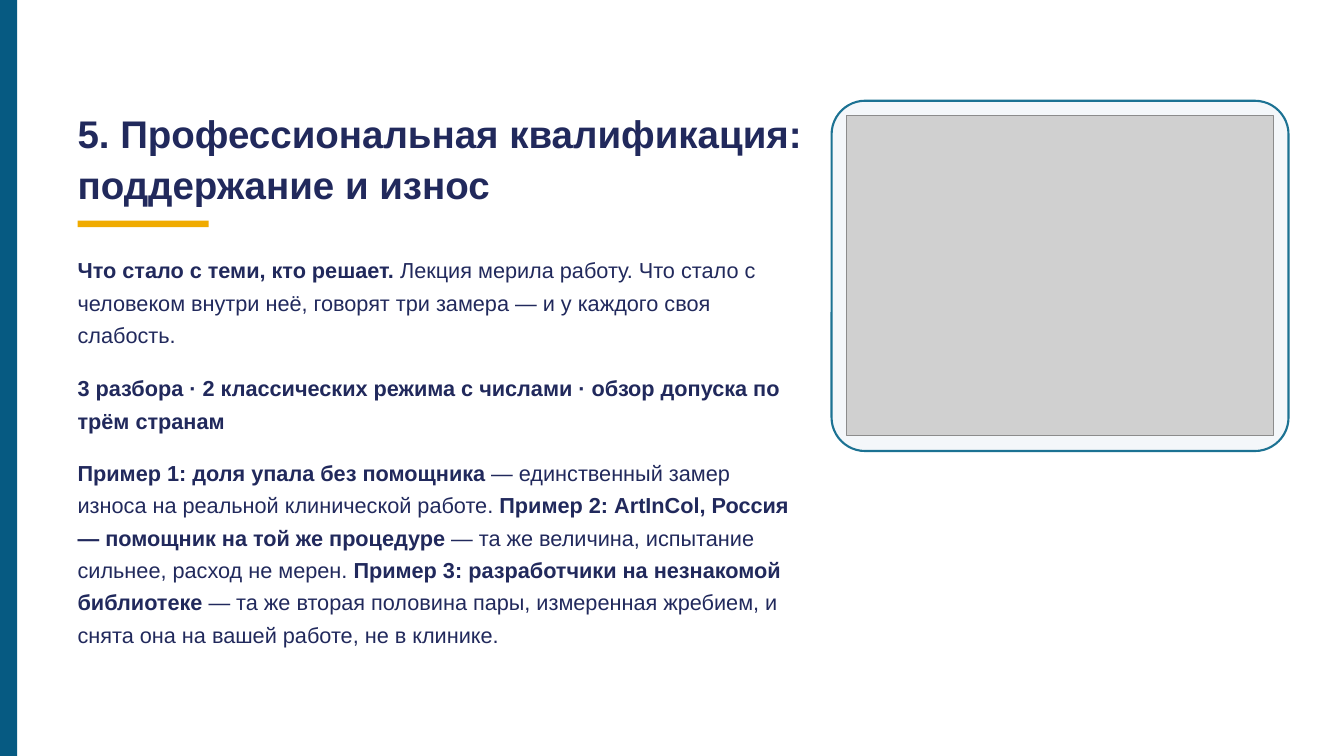
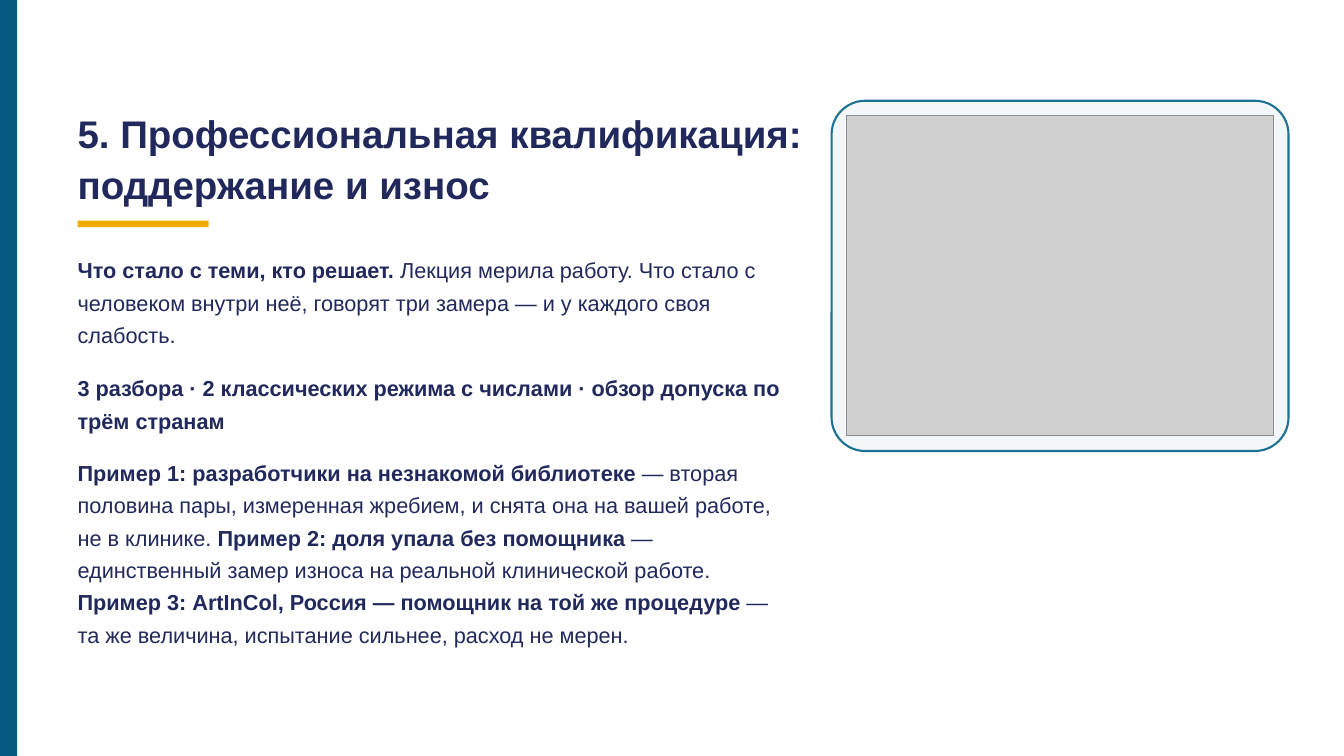
Before and after one commit to tellina-study/AI-usage-lessons, a slide deck: slide 70 of library/lectures/lec-07/rework/deck/lec-07-karkas.pptx (slide 73 before the commit). Drawn at 1344x756 pixels with LibreOffice and Linux fonts; fonts in the diff are those of the drawing; grey boxes stand for pictures. Boxes give left, top, right and bottom in pixels: in the first picture for what was removed or moved away, otherwise in the second. Text is boxed around its words. In the diff, an @@ line names an element or a change of style, - is before the commit and + after.

```diff
--- a/library/lectures/lec-07/rework/deck/lec-07-karkas.pptx
+++ b/library/lectures/lec-07/rework/deck/lec-07-karkas.pptx
@@ text at <box>78,465,771,647</box>: text changed @@
-Пример 1: доля упала без помощника — единственный замер износа на реальной клинической работе. Пример 2: ArtInCol, Россия — помощник на той же процедуре — та же величина, испытание сильнее, расход не мерен. Пример 3: разработчики на незнакомой библиотеке — та же вторая половина пары, измеренная жребием, и снята она на вашей работе, не в клинике.
+Пример 1: разработчики на незнакомой библиотеке — вторая половина пары, измеренная жребием, и снята она на вашей работе, не в клинике. Пример 2: доля упала без помощника — единственный замер износа на реальной клинической работе. Пример 3: ArtInCol, Россия — помощник на той же процедуре — та же величина, испытание сильнее, расход не мерен.
```
Also in this commit, not shown: 10 other slides changed, 2 slides added, 8 slides removed, 39 other files.
